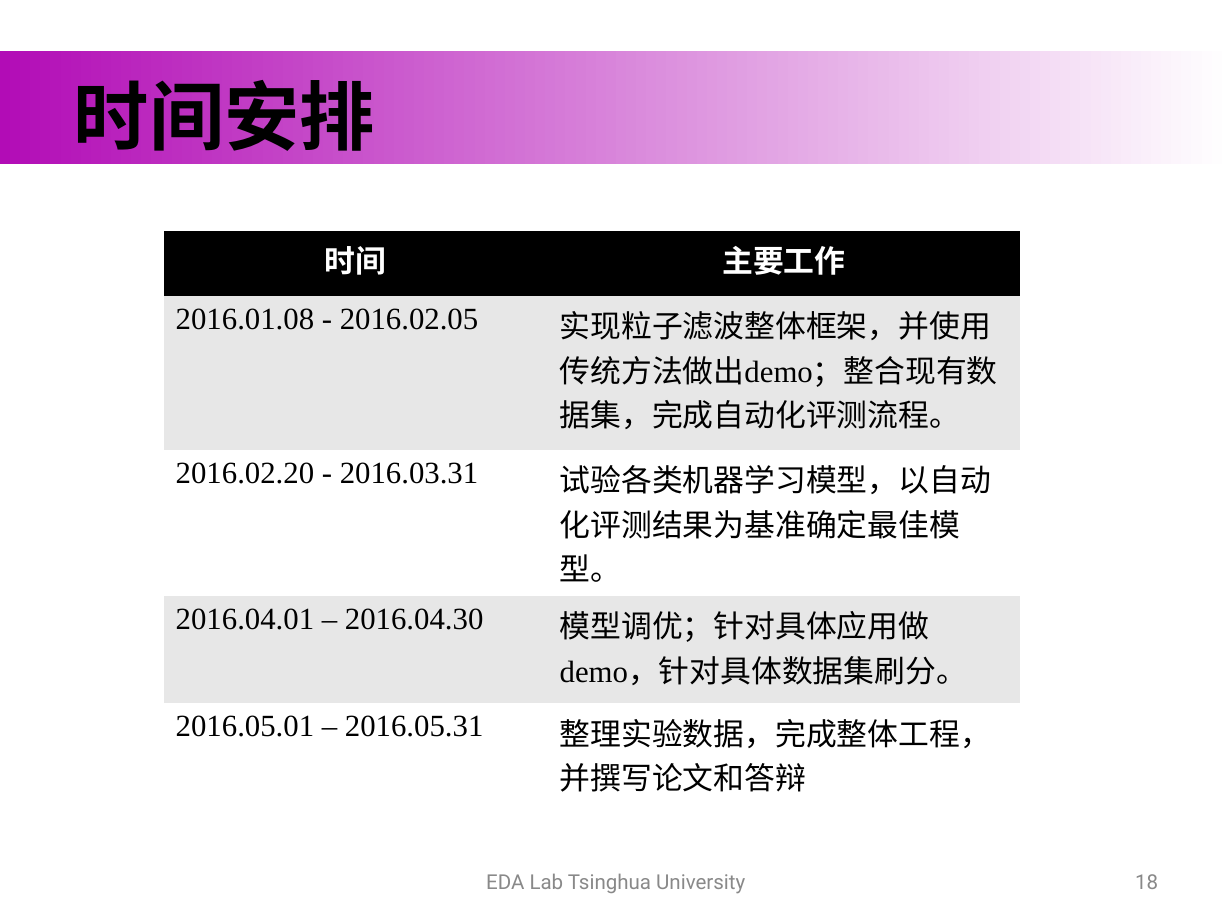
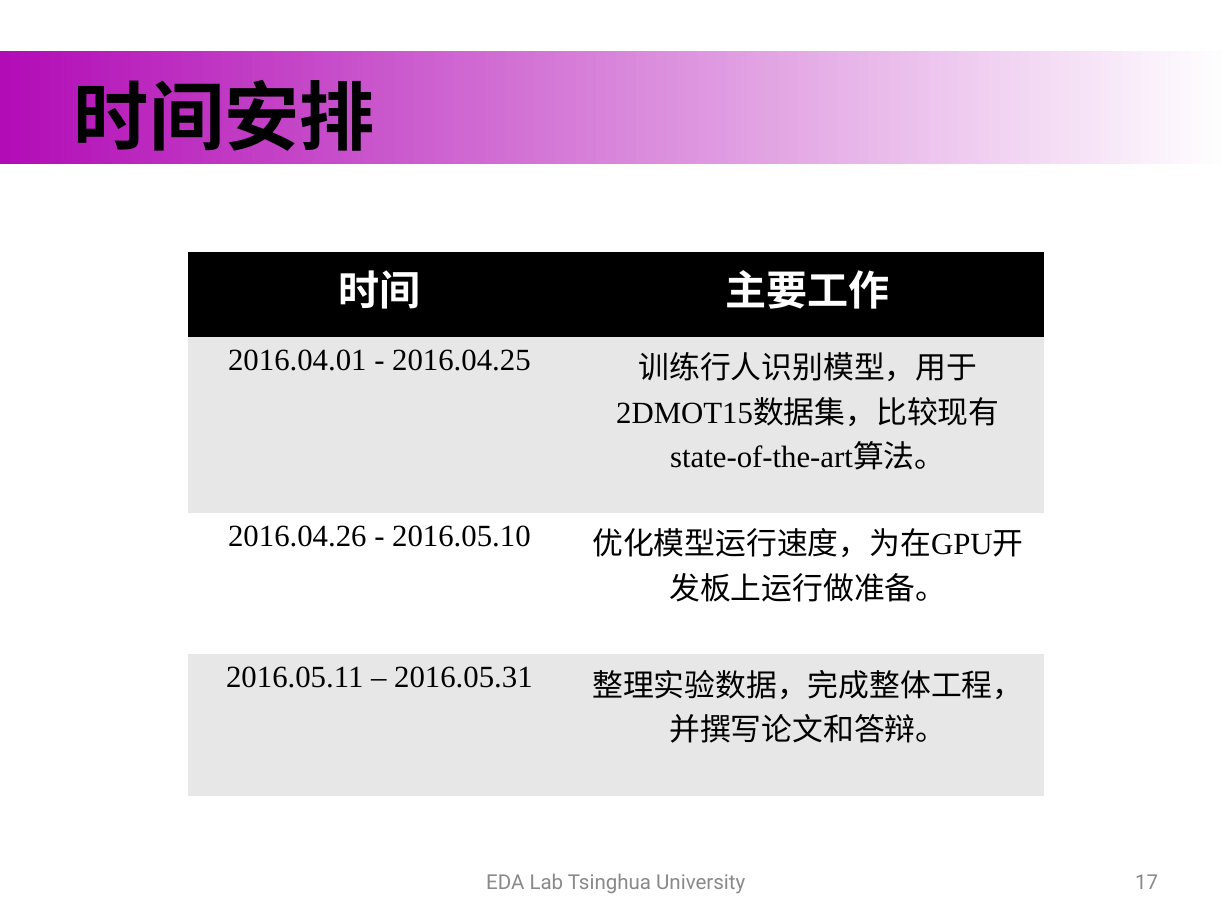
Before and after one commit to hewr1993/graduate_thesis, a slide deck: slide 17 of formal_materials/publish/midterm/中期.ppt (slide 18 before the commit). Drawn at 1232x924 pixels with LibreOffice and Linux fonts; fonts in the diff are those of the drawing; background and template pictures are left out. Boxes give left, top, right and bottom in pixels: in the first picture for what was removed or moved away, otherwise in the second. Text is boxed around its words. In the diff, an @@ line names an element or a change of style, - is before the commit and + after.

```diff
--- a/formal_materials/publish/midterm/中期.ppt
+++ b/formal_materials/publish/midterm/中期.ppt
@@ table at [187,251,1045,796] @@
-row 2: 2016.01.08 - 2016.02.05 | 实现粒子滤波整体框架，并使用传统方法做出demo；整合现有数据集，完成自动化评测流程。
-row 3: 2016.02.20 - 2016.03.31 | 试验各类机器学习模型，以自动化评测结果为基准确定最佳模型。
-row 4: 2016.04.01 – 2016.04.30 | 模型调优；针对具体应用做demo，针对具体数据集刷分。
-row 5: 2016.05.01 – 2016.05.31 | 整理实验数据，完成整体工程，并撰写论文和答辩
+row 2: 2016.04.01 - 2016.04.25 | 训练行人识别模型，用于2DMOT15数据集，比较现有state-of-the-art算法。
+row 3: 2016.04.26 - 2016.05.10 | 优化模型运行速度，为在GPU开发板上运行做准备。
+row 4: 2016.05.11 – 2016.05.31 | 整理实验数据，完成整体工程，并撰写论文和答辩。
@@ table: place and size @@
-table at [164,232,1021,796]
+table at [187,251,1045,796]
@@ page number at [1135,874,1158,889]: text changed @@
-18
+17
```
Also in this commit, not shown: 5 other slides changed, 2 slides added, 3 slides removed, 2 other files.
